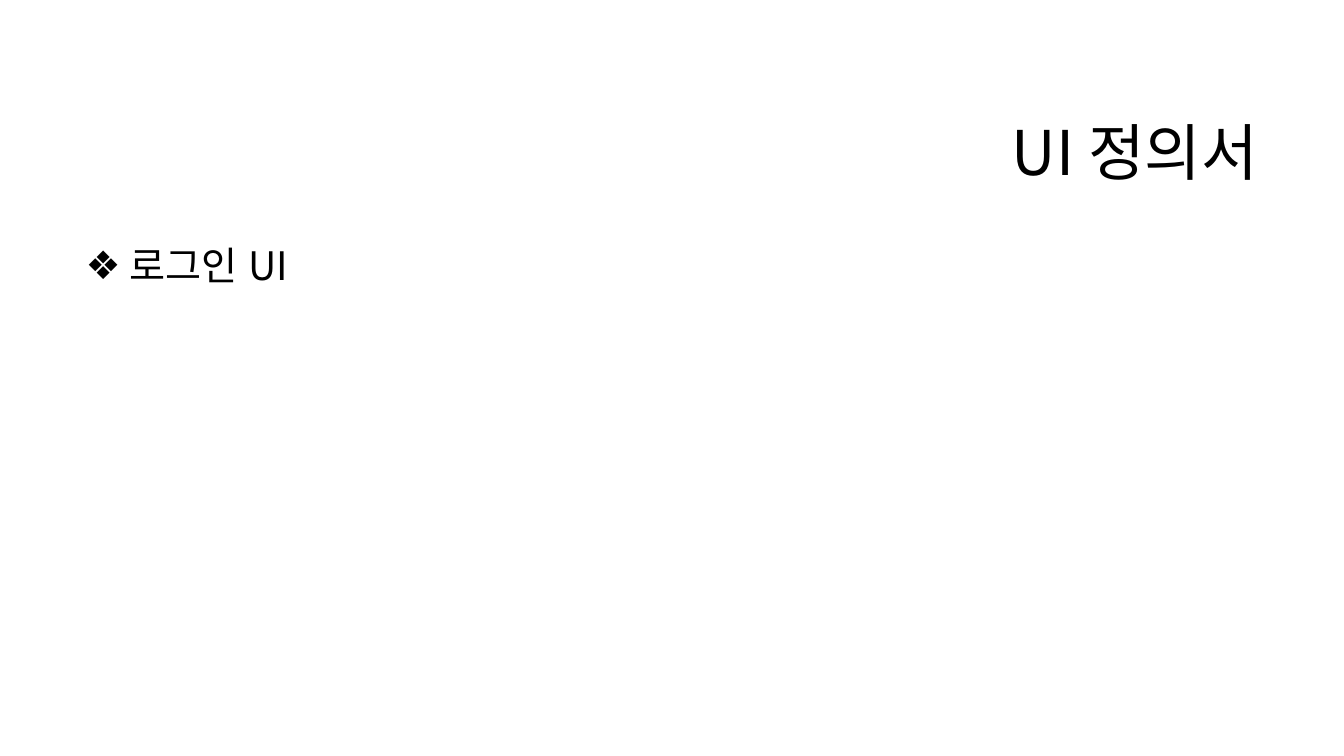
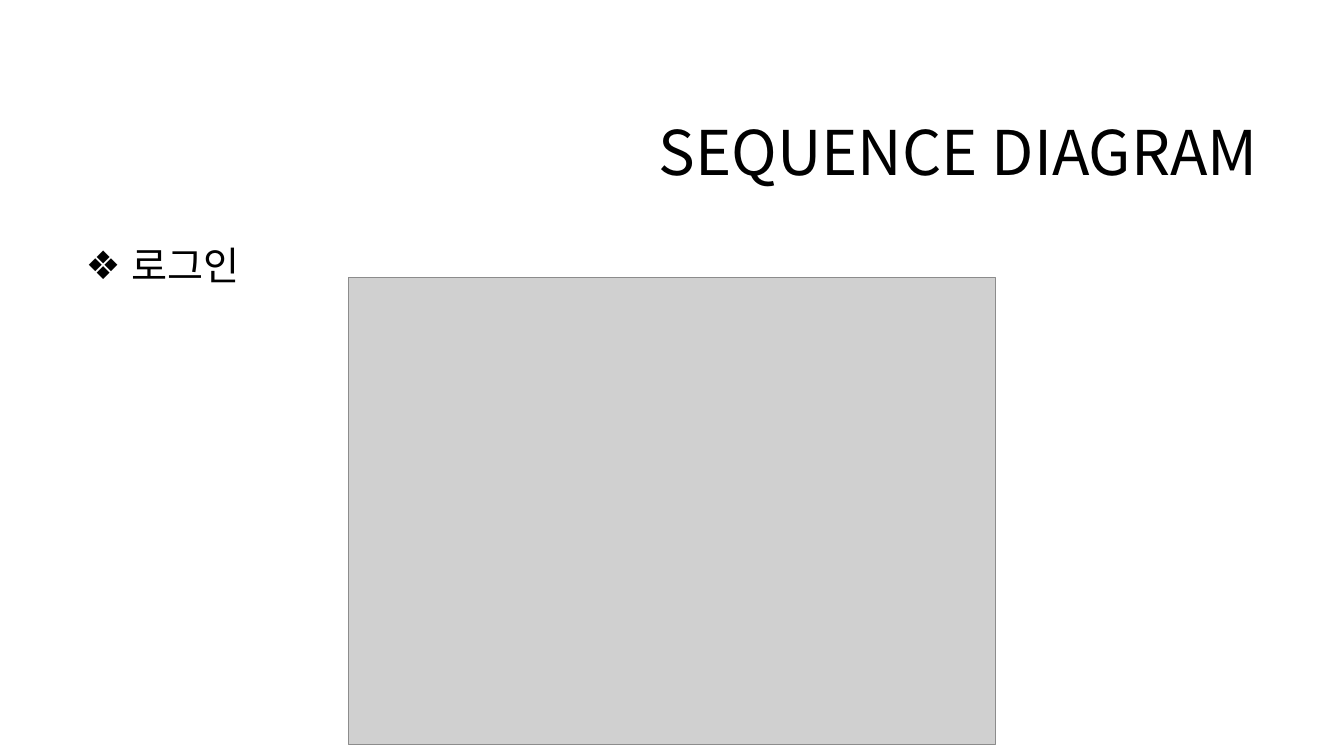
Before and after one commit to eeeeyeot/JAVATrainTicketing, a slide deck: slide 14 of 작업한 내용/기차 예매 프로그램 최종 발표.pptx. Drawn at 1344x756 pixels with LibreOffice and Linux fonts; fonts in the diff are those of the drawing; grey boxes stand for pictures; background and template pictures are left out. Boxes give left, top, right and bottom in pixels: in the first picture for what was removed or moved away, otherwise in the second. Text is boxed around its words. In the diff, an @@ line names an element or a change of style, - is before the commit and + after.

```diff
--- a/작업한 내용/기차 예매 프로그램 최종 발표.pptx
+++ b/작업한 내용/기차 예매 프로그램 최종 발표.pptx
@@ title at [658,129,1258,187]: text changed @@
-UI 정의서
+SEQUENCE DIAGRAM
@@ text at [132,247,240,283]: text changed @@
-❖ 로그인 UI
+❖ 로그인
@@ picture added at [348,277,996,744] @@
```
Also in this commit, not shown: 8 other slides changed, 12 slides added, 3 slides removed, 19 other files.
